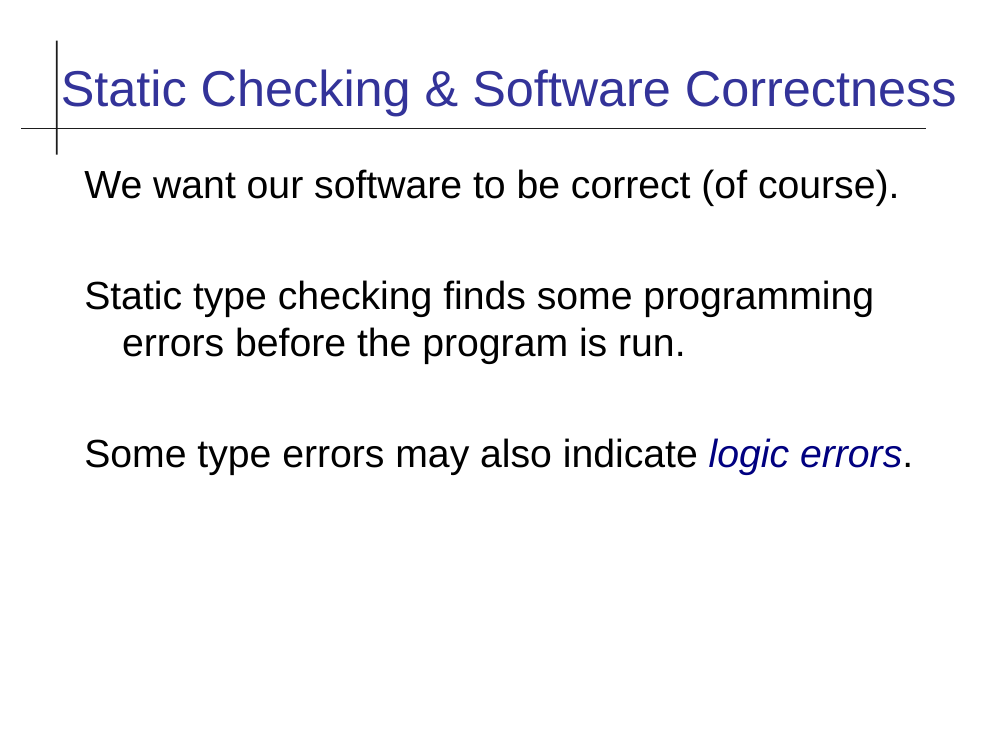
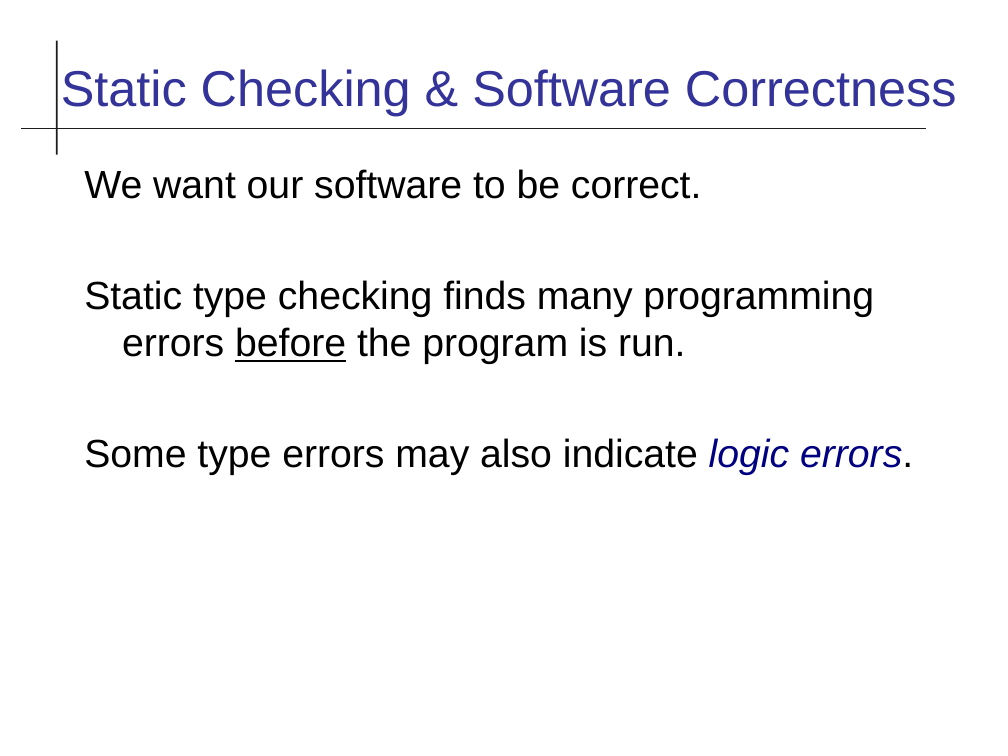
Before and after one commit to cpske/ISP, a slide deck: slide 14 of code-quality/Type-Checking.odp (slide 13 before the commit). Drawn at 1008x756 pixels with LibreOffice and Linux fonts; fonts in the diff are those of the drawing. Boxes give left, top, right and bottom in pixels: in the first picture for what was removed or moved away, otherwise in the second. Text is boxed around its words. In the diff, an @@ line names an element or a change of style, - is before the commit and + after.

Commit message:
revise type hints and type checking stuff

```diff
--- a/code-quality/Type-Checking.odp
+++ b/code-quality/Type-Checking.odp
@@ text at (84, 169, 874, 364): text changed @@
-We want our software to be correct (of course).
-Static type checking finds some programming errors before the program is run.
+We want our software to be correct.
+Static type checking finds many programming errors before the program is run.
```
Also in this commit, not shown: 17 other slides changed, 6 slides added, 11 other files.
